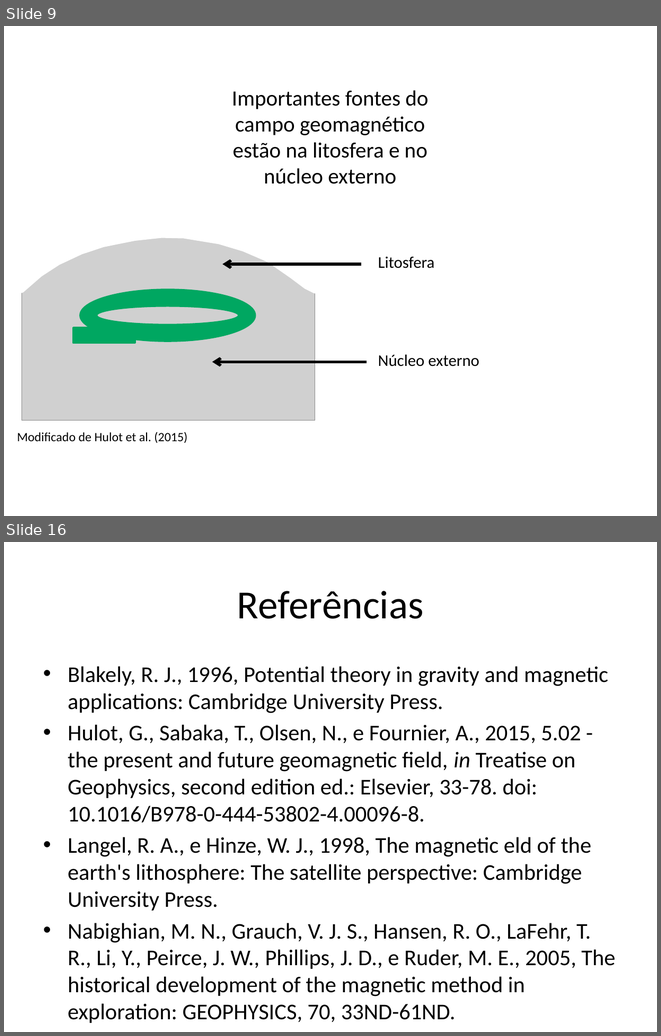
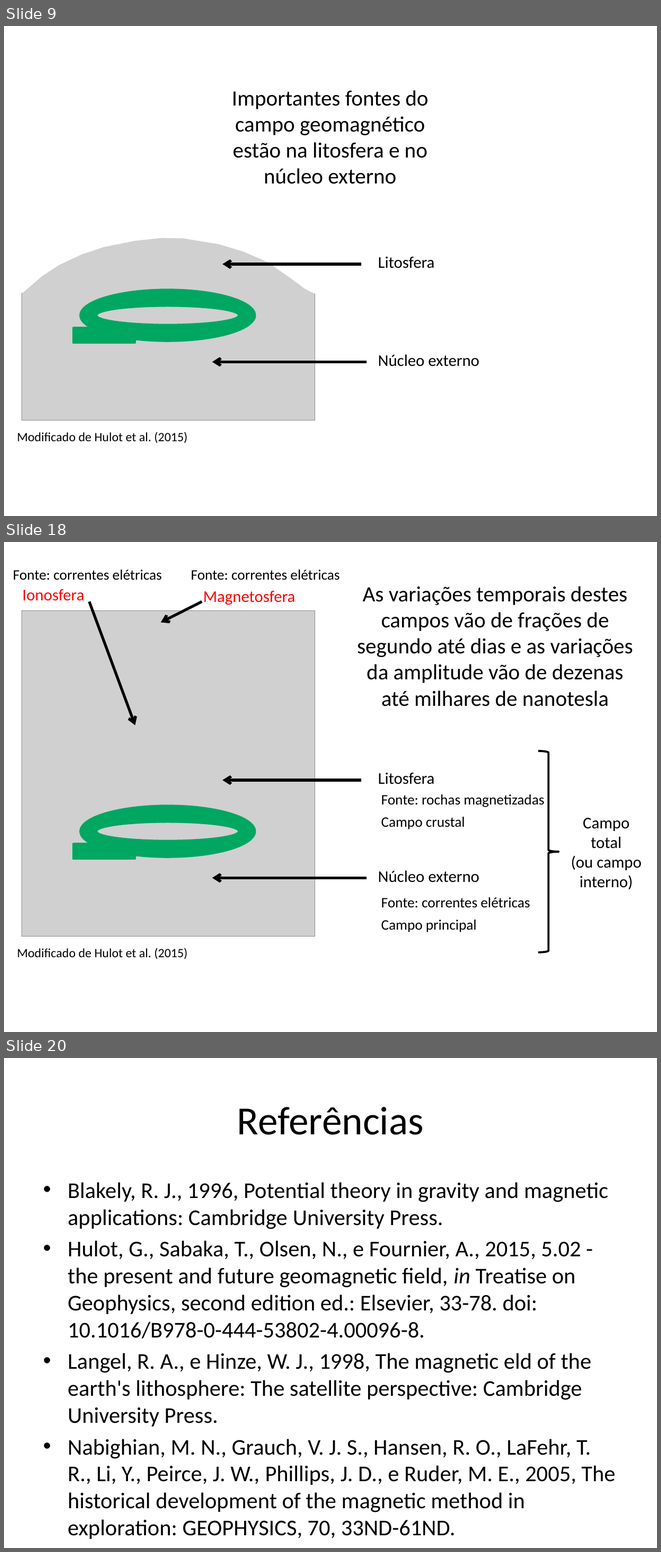
Before and after one commit to pinga-lab/CE-VII-SimBGf-2016, a slide deck: slides/4_anomalia_campo_total.pptx. Shown one above the other, each under a label of ours: slides 9 and 16 before the commit, slides 9, 18 and 20 after it; the slides between them are not shown. The pictures are 661x1036 and 661x1552 pixels, drawn with LibreOffice and Linux fonts; fonts in the diff are those of the drawing; grey boxes stand for pictures. Boxes give left, top, right and bottom in pixels: in the first picture for what was removed or moved away, otherwise in the second. Text is boxed around its words. In the diff, an @@ line names an element or a change of style, - is before the commit and + after.

Commit message:
campo geomagnetico - ate campo externo

```diff
--- a/slides/4_anomalia_campo_total.pptx
+++ b/slides/4_anomalia_campo_total.pptx
@@ slide 18 added at (4, 542, 657, 1032), background #FFFFFF @@
@@ text added at (13, 570, 162, 580), 16 pt, text #000000 @@
+Fonte: correntes elétricas
@@ text added at (191, 570, 339, 580), 16 pt, text #000000 @@
+Fonte: correntes elétricas
@@ text added at (23, 589, 85, 601), 18 pt, text #FF0000 @@
+Ionosfera
@@ text added at (357, 586, 633, 706), 24 pt, text #000000 @@
+As variações temporais destes campos vão de frações de segundo até dias e as variações da amplitude vão de dezenas até milhares de nanotesla
@@ arrow added from (89, 601) to (135, 725), #000000 3 pt @@
@@ arrow added from (202, 601) to (161, 623), #000000 3 pt @@
@@ text added at (203, 591, 296, 605), 18 pt, text #FF0000 @@
+Magnetosfera
@@ picture added at (22, 610, 316, 936) @@
@@ right brace added at (538, 751, 558, 952), outline #000000 2.25 pt @@
@@ arrow added from (361, 779) to (223, 779), #000000 3 pt @@
@@ text added at (378, 773, 435, 784), 18 pt, text #000000 @@
+Litosfera
@@ text added at (381, 794, 544, 807), 16 pt, text #000000 @@
+Fonte: rochas magnetizadas
@@ donut added at (80, 806, 255, 857), fill #00A761, outline #00A761 2 pt @@
@@ text added at (381, 817, 465, 829), 16 pt, text #000000 @@
+Campo crustal
@@ text added at (571, 818, 641, 889), 18 pt, text #000000 @@
+Campo total
+(ou campo interno)
@@ rectangle added at (73, 844, 134, 859), fill #00A761, outline #00A761 2 pt @@
@@ text added at (378, 870, 479, 882), 18 pt, text #000000 @@
+Núcleo externo
@@ arrow added from (367, 877) to (212, 877), #000000 3 pt @@
@@ text added at (381, 897, 530, 908), 16 pt, text #000000 @@
+Fonte: correntes elétricas
@@ text added at (381, 919, 477, 932), 16 pt, text #000000 @@
+Campo principal
@@ text added at (17, 947, 187, 959), 14 pt, text #000000 @@
+Modificado de Hulot et al. (2015)
@@ what was slide 16 is now slide 20 @@
```
Also in this commit, not shown: 6 slides changed, 3 other slides added.
